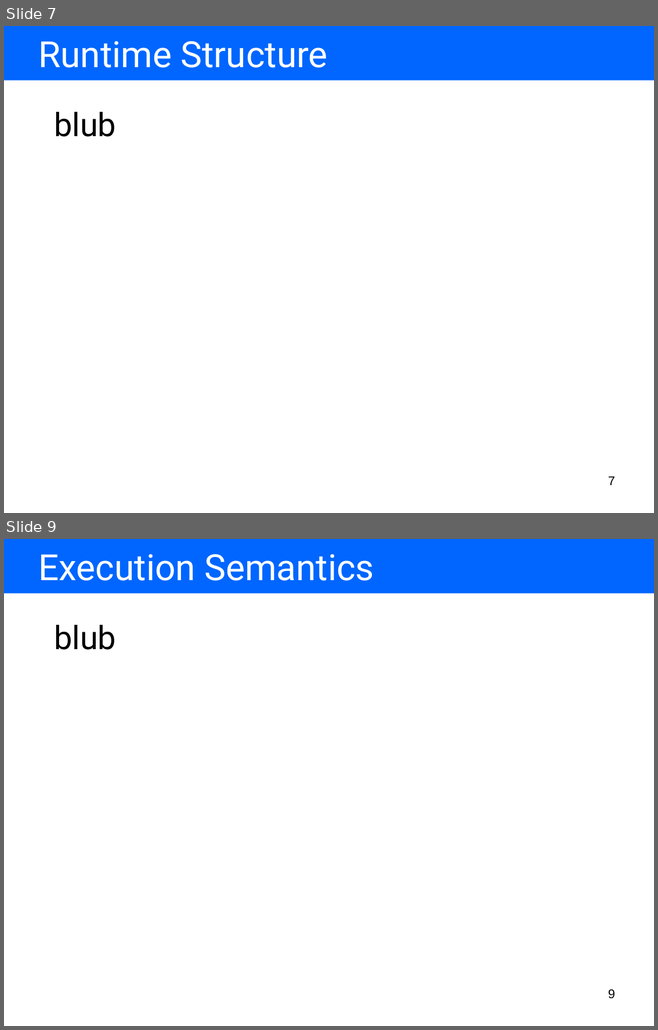
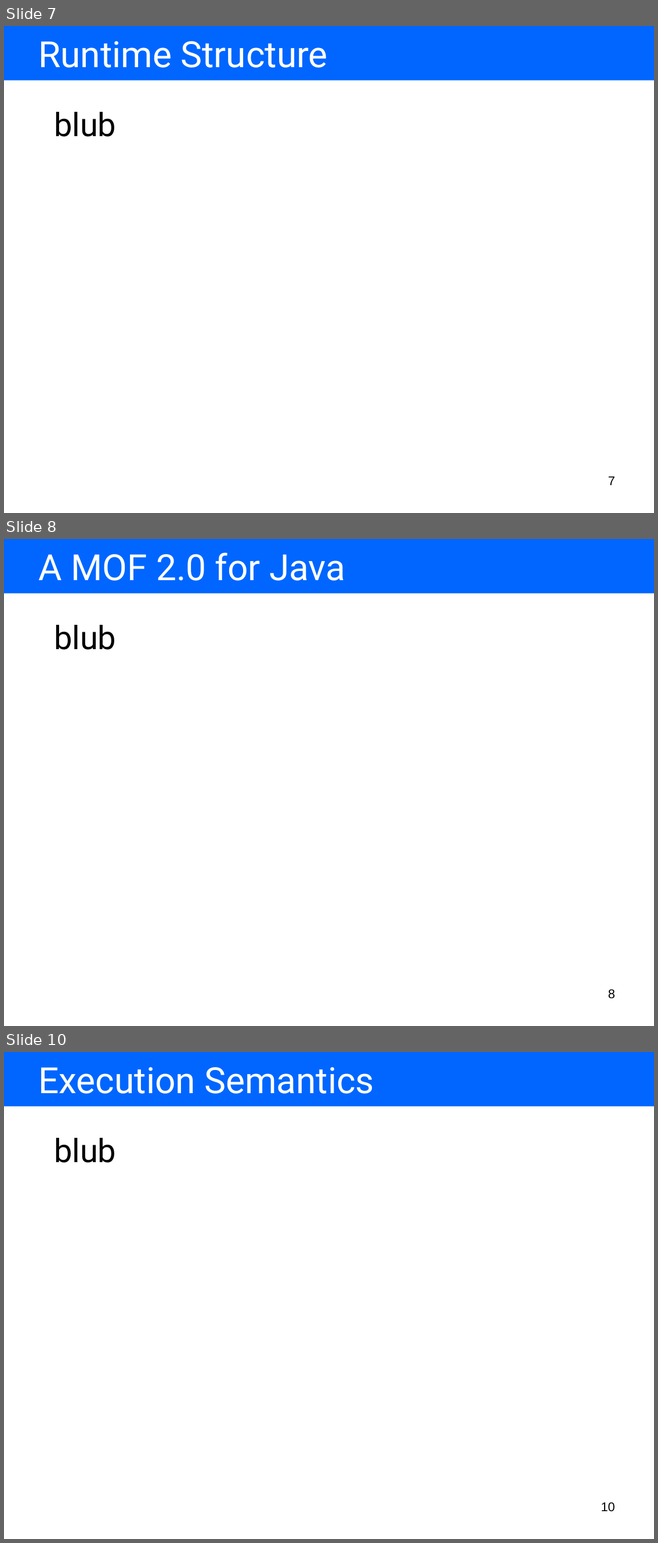
Before and after one commit to BackupTheBerlios/amof2-svn, a slide deck: trunk/hub.sam.stateautomaton/resources/presentation/using our tools for model driven language development.ppt. Shown one above the other, each under a label of ours: slides 7 and 9 before the commit, slides 7, 8 and 10 after it; the slides between them are not shown. The pictures are 658x1030 and 658x1543 pixels, drawn with LibreOffice and Linux fonts; fonts in the diff are those of the drawing. Boxes give left, top, right and bottom in pixels: in the first picture for what was removed or moved away, otherwise in the second. Text is boxed around its words. In the diff, an @@ line names an element or a change of style, - is before the commit and + after.

```diff
--- a/trunk/hub.sam.stateautomaton/resources/presentation/using our tools for model driven language development.ppt
+++ b/trunk/hub.sam.stateautomaton/resources/presentation/using our tools for model driven language development.ppt
@@ slide 8 added at [4, 539, 654, 1026], background #FFFFFF @@
@@ rectangle added at [4, 539, 654, 594], fill #0066FF @@
@@ text added at [38, 552, 345, 581], 40 pt, text #FFFFFF @@
+A MOF 2.0 for Java
@@ text added at [54, 625, 116, 650], 36 pt, text #000000 @@
+blub
@@ page number added at [608, 989, 615, 999], 14 pt, text #000000 @@
+8
@@ what was slide 9 is now slide 10 @@
@@ page number at [601, 1502, 615, 1512]: text changed @@
-9
+10
```
Also in this commit, not shown: 3 slides changed, 2 other slides added, 1 slide removed, 29 other files.
